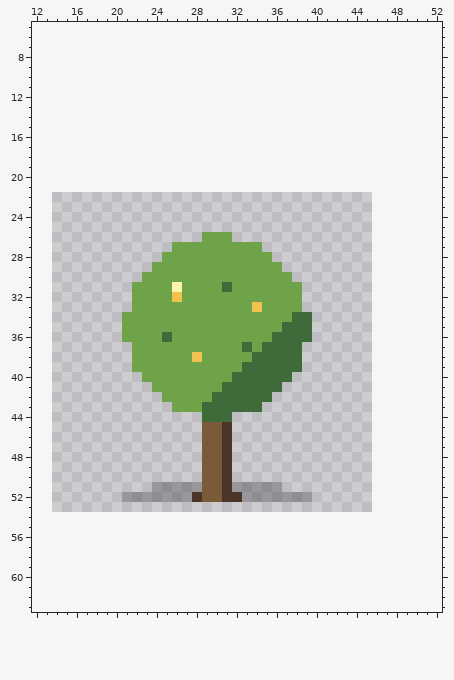
Edited in one commit: pixel-art file (game/pixel-plants/pu-ti-shu.aseprite). The picture above was drawn from the file before the commit.
32x32 pixels, 1 frame. Shown: x 12..52, y 5..63. The old version is drawn lined up with the new one, on the new canvas.
The same view after the edit:
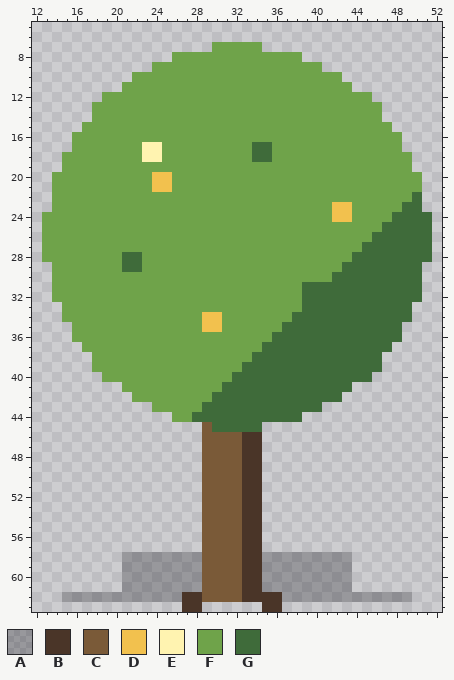
Palette (. is transparent): A #1a1a204c  B #4a3528  C #7a5a38  D #f2c14e  E #fff3b0  F #6fa34a  G #3f6b3a
The edit:
canvas 32x32 -> 64x64, the old top-left corner now at 14,22
Changed rows in their new state; - is an unchanged pixel.
first column x 13:
 7 -----------------FFFFF-----------------
 8 -------------FFFFFFFFFFFFF-------------
 9 -----------FFFFFFFFFFFFFFFFF-----------
10 ---------FFFFFFFFFFFFFFFFFFFFF---------
11 --------FFFFFFFFFFFFFFFFFFFFFFF--------
12 ------FFFFFFFFFFFFFFFFFFFFFFFFFFF------
13 -----FFFFFFFFFFFFFFFFFFFFFFFFFFFFF-----
14 -----FFFFFFFFFFFFFFFFFFFFFFFFFFFFF-----
15 ----FFFFFFFFFFFFFFFFFFFFFFFFFFFFFFF----
16 ---FFFFFFFFFFFFFFFFFFFFFFFFFFFFFFFFF---
17 ---FFFFFFFEEFFFFFFFFFGGFFFFFFFFFFFFF---
18 --FFFFFFFFEEFFFFFFFFFGGFFFFFFFFFFFFFF--
19 --FFFFFFFFFFFFFFFFFFFFFFFFFFFFFFFFFFF--
20 -FFFFFFFFFFDDFFFFFFFFFFFFFFFFFFFFFFFFF-
21 -FFFFFFFFFFDDFFFFFFFFFFFFFFFFFFFFFFFFF-
22 -FFFFFFFFFFFFFFFFFFFFFFFFFFFFFFFFFFFFG-
23 -FFFFFFFFFFFFFFFFFFFFFFFFFFFFDDFFFFFGG-
24 FFFFFFFFFFFFFFFFFFFFFFFFFFFFFDDFFFFGGGG
25 FFFFFFFFFFFFFFFFFFFFFFFFFFFFFFFFFFGGGGG
26 FFFFFFFFFFFFFFFF---FFFFFFFFFFFFFFGGGGGG
27 FFFFFFFFFFFFF---------FFFFFFFFFFGGGGGGG
28 FFFFFFFFGGFF-----------FFFFFFFFGGGGGGGG
29 -FFFFFFFGGF-------------FFFFFFGGGGGGGG-
30 -FFFFFFFFF---------------FFFFGGGGGGGGG-
31 -FFFFFFFF----F----F-------GGGGGGGGGGGG-
32 -FFFFFFFF----F------------GGGGGGGGGGGG-
33 --FFFFFFF------------F----GGGGGGGGGGG--
34 --FFFFFF--------DD---------GGGGGGGGGG--
35 ---FFFFF--------DD---------GGGGGGGGG---
36 ---FFFFF----F--------------GGGGGGGGG---
37 ----FFFFF-----------F-----GGGGGGGGG----
38 -----FFFF------F----------GGGGGGGG-----
39 -----FFFF-----------------GGGGGGGG-----
40 ------FFFF---------------GGGGGGGG------
41 --------FFF-------------GGGGGGG--------
42 ---------FFF-----------GGGGGGG---------
43 -----------FF---------GGGGGG-----------
44 -------------FFG---GGGGGGG-------------
45 -----------------GGGGG-----------------
46 ------------------CCBB-----------------
47 ------------------CCBB-----------------
48 ------------------CCBB-----------------
49 ------------------CCBB-----------------
50 ------------------CCBB-----------------
51 -----------.....--CCBB..---------------
52 --------........--CCBB.....------------
53 ----------------CCCCBB-----------------
54 ----------------CCCCBB-----------------
55 ----------------CCCCBB-----------------
56 ----------------CCCCBB-----------------
57 ----------------CCCCBB-----------------
58 --------AAAAAAAACCCCBBAAAAAAAAA--------
59 --------AAAAAAAACCCCBBAAAAAAAAA--------
60 --------AAAAAAAACCCCBBAAAAAAAAA--------
61 --------AAAAAAAACCCCBBAAAAAAAAA--------
62 --AAAAAAAAAAAABBCCCCBBBBAAAAAAAAAAAAA--
63 --------------BB------BB---------------
Pixel boxes of the changes (left, top, right, bottom) in both pictures:
changed: (42, 42, 432, 612)
